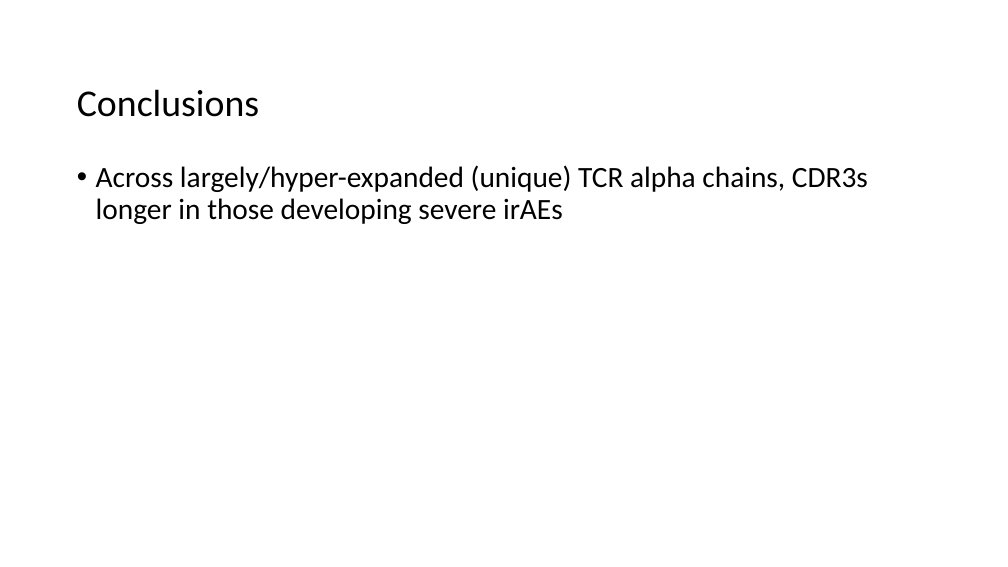
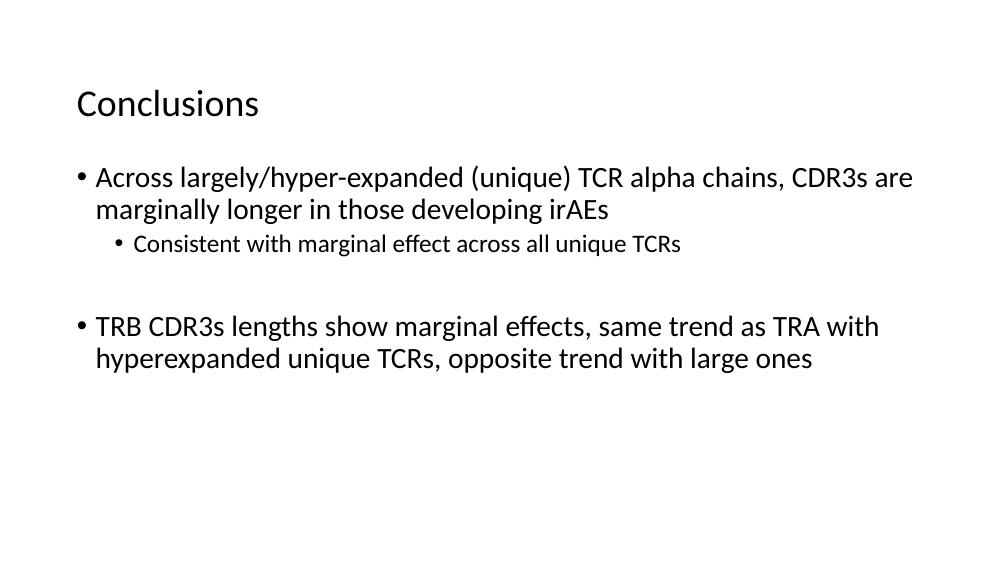
Before and after one commit to tybottorff/bottorffdocs, a slide deck: slide 9 of linsley_postdoc/presentations/weekly_meetings/11_9_23.pptx. Drawn at 1008x567 pixels with LibreOffice and Linux fonts; fonts in the diff are those of the drawing. Boxes give left, top, right and bottom in pixels: in the first picture for what was removed or moved away, otherwise in the second. Text is boxed around its words. In the diff, an @@ line names an element or a change of style, - is before the commit and + after.

```diff
--- a/linsley_postdoc/presentations/weekly_meetings/11_9_23.pptx
+++ b/linsley_postdoc/presentations/weekly_meetings/11_9_23.pptx
@@ text at box(96, 165, 914, 373): text changed @@
-• Across largely/hyper-expanded (unique) TCR alpha chains, CDR3s longer in those developing severe irAEs
+• Across largely/hyper-expanded (unique) TCR alpha chains, CDR3s are marginally longer in those developing irAEs
+  • Consistent with marginal effect across all unique TCRs
+• TRB CDR3s lengths show marginal effects, same trend as TRA with hyperexpanded unique TCRs, opposite trend with large ones
```
Also in this commit, not shown: 7 other slides changed.
